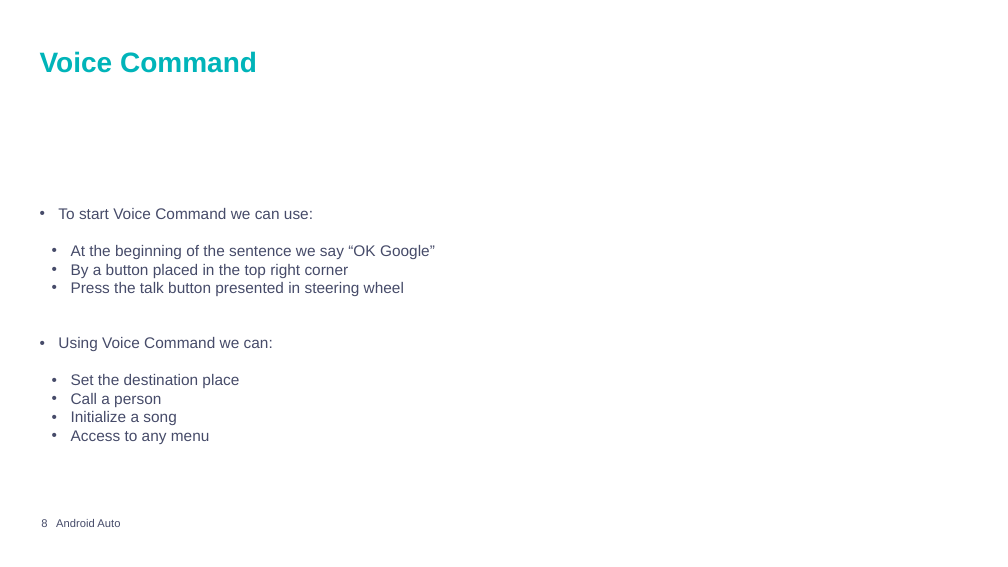
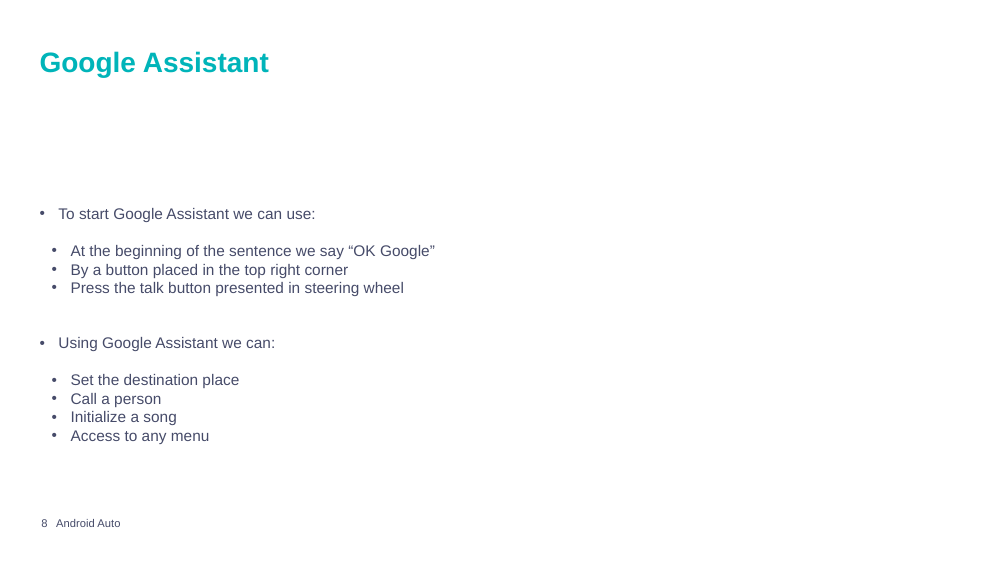
Before and after one commit to mpiresgro/AndroidAutoInfo, a slide deck: slide 8 of PowerPoint Final/Presentation_Joao_Mauro.pptx. Drawn at 1008x567 pixels with LibreOffice and Linux fonts; fonts in the diff are those of the drawing; background and template pictures are left out. Boxes give left, top, right and bottom in pixels: in the first picture for what was removed or moved away, otherwise in the second. Text is boxed around its words. In the diff, an @@ line names an element or a change of style, - is before the commit and + after.

```diff
--- a/PowerPoint Final/Presentation_Joao_Mauro.pptx
+++ b/PowerPoint Final/Presentation_Joao_Mauro.pptx
@@ title at <box>40,51,269,77</box>: text changed @@
-Voice Command
+Google Assistant
@@ text at <box>58,208,316,222</box>: text changed @@
-• To start Voice Command we can use:
+• To start Google Assistant we can use:
@@ text at <box>58,337,275,351</box>: text changed @@
-• Using Voice Command we can:
+• Using Google Assistant we can:
```
Also in this commit, not shown: 2 other slides changed.
